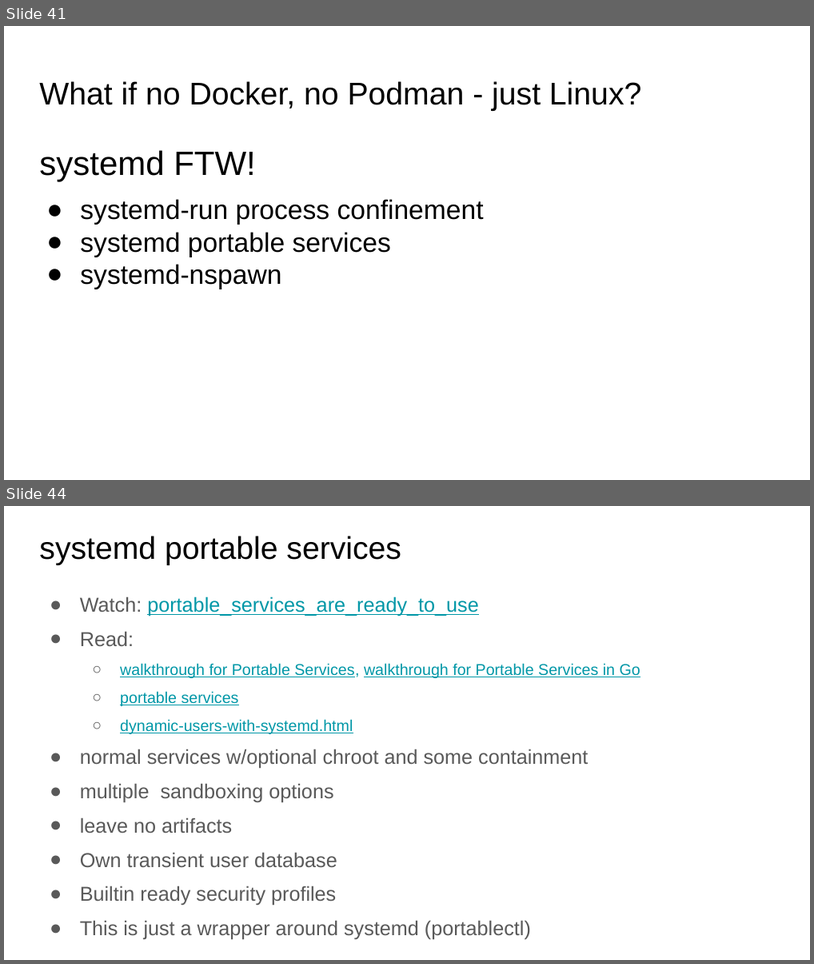
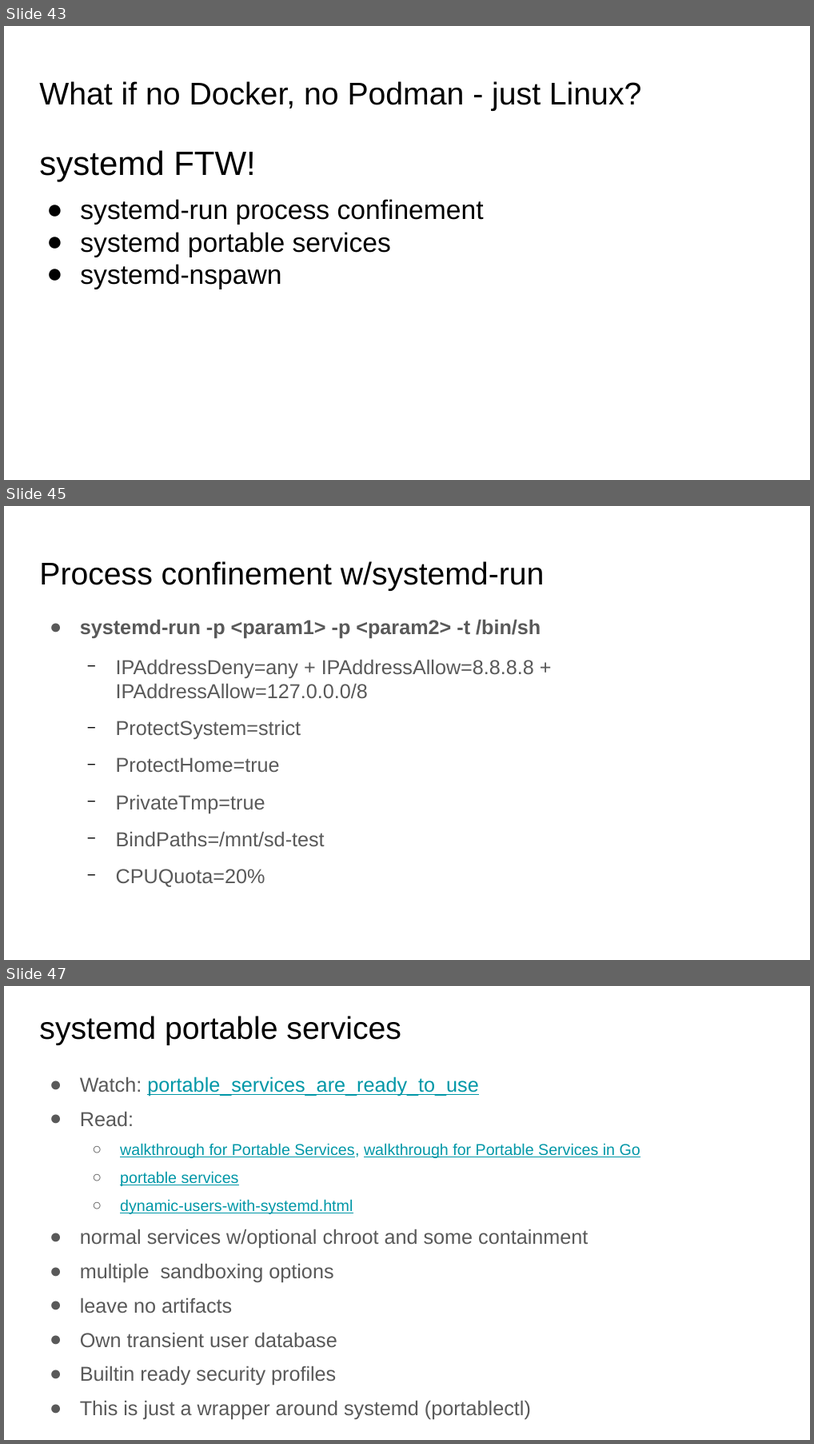
Before and after one commit to docent-net/conferences, a slide deck: 2019-16-sesja-linuksowa/o-bezpieczenstwie-kontenerow-linuksowych.odp. Shown one above the other, each under a label of ours: slides 41 and 44 before the commit, slides 43, 45 and 47 after it; the slides between them are not shown. The pictures are 814x964 and 814x1444 pixels, drawn with LibreOffice and Linux fonts; fonts in the diff are those of the drawing. Boxes give left, top, right and bottom in pixels: in the first picture for what was removed or moved away, otherwise in the second. Text is boxed around its words. In the diff, an @@ line names an element or a change of style, - is before the commit and + after.

```diff
--- a/2019-16-sesja-linuksowa/o-bezpieczenstwie-kontenerow-linuksowych.odp
+++ b/2019-16-sesja-linuksowa/o-bezpieczenstwie-kontenerow-linuksowych.odp
@@ slide 45 added at <box>4,506,810,960</box>, background #FFFFFF @@
@@ title added at <box>39,561,545,591</box>, 28 pt, text #000000 @@
+Process confinement w/systemd-run
@@ text added at <box>80,619,541,887</box>, 18 pt, text #595959 @@
+● systemd-run -p <param1> -p <param2> -t /bin/sh
+  − IPAddressDeny=any + IPAddressAllow=8.8.8.8 + IPAddressAllow=127.0.0.0/8
+  − ProtectSystem=strict
+  − ProtectHome=true
+  − PrivateTmp=true
+  − BindPaths=/mnt/sd-test
+  − CPUQuota=20%
@@ what was slide 41 is now slide 43 @@
@@ what was slide 44 is now slide 47 @@
```
Also in this commit, not shown: 5 slides changed, 3 other slides added, 2 other files.
